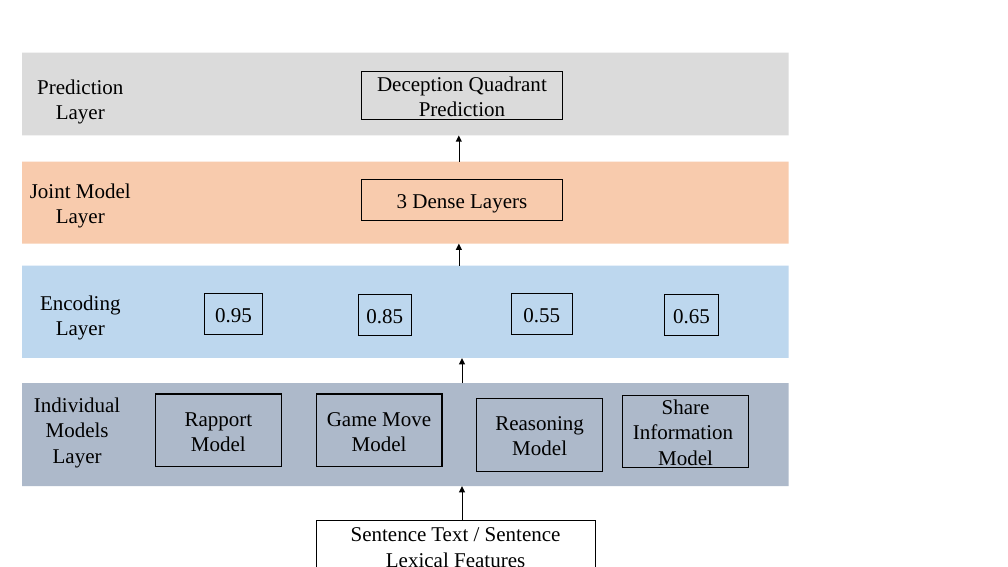
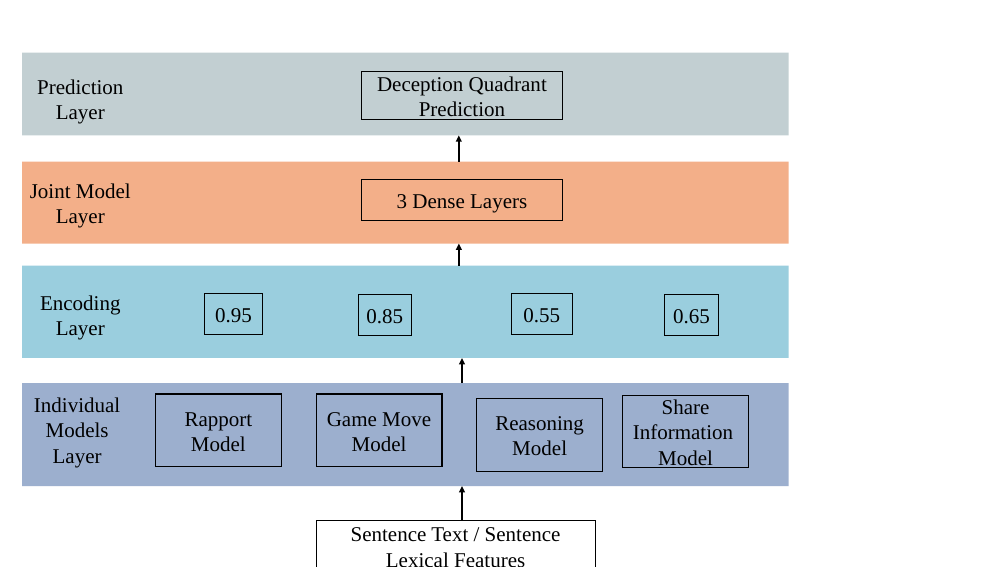
Before and after one commit to quarbby/diplomacy-betrayal, a slide deck: slide 1 of documents/pipeline.pptx. Drawn at 1008x567 pixels with LibreOffice and Linux fonts; fonts in the diff are those of the drawing. Boxes give left, top, right and bottom in pixels: in the first picture for what was removed or moved away, otherwise in the second. Text is boxed around its words. In the diff, an @@ line names an element or a change of style, - is before the commit and + after.

```diff
--- a/documents/pipeline.pptx
+++ b/documents/pipeline.pptx
@@ rectangle at bbox=[22, 52, 789, 135]: fill #DBDBDB to #A2B6BB at 65% opacity @@
@@ arrow (459, 162) - (459, 135): stroke #000000 0.5 pt to #000000 1.5 pt @@
@@ rectangle at bbox=[22, 162, 789, 243]: fill #F8CBAD to #EE854A at 65% opacity @@
@@ rectangle at bbox=[22, 265, 789, 358]: fill #BDD7EE to #64B5CD at 65% opacity @@
@@ arrow (459, 265) - (459, 243): stroke #000000 0.5 pt to #000000 1.5 pt @@
@@ arrow (462, 383) - (462, 358): stroke #000000 0.5 pt to #000000 1.5 pt @@
@@ rectangle at bbox=[22, 383, 789, 486]: fill #ADB9CA to #6885B4 at 65% opacity @@
@@ arrow (462, 521) - (462, 486): stroke #000000 0.5 pt to #000000 1.5 pt @@
```
Also in this commit, not shown: 19 other files.
